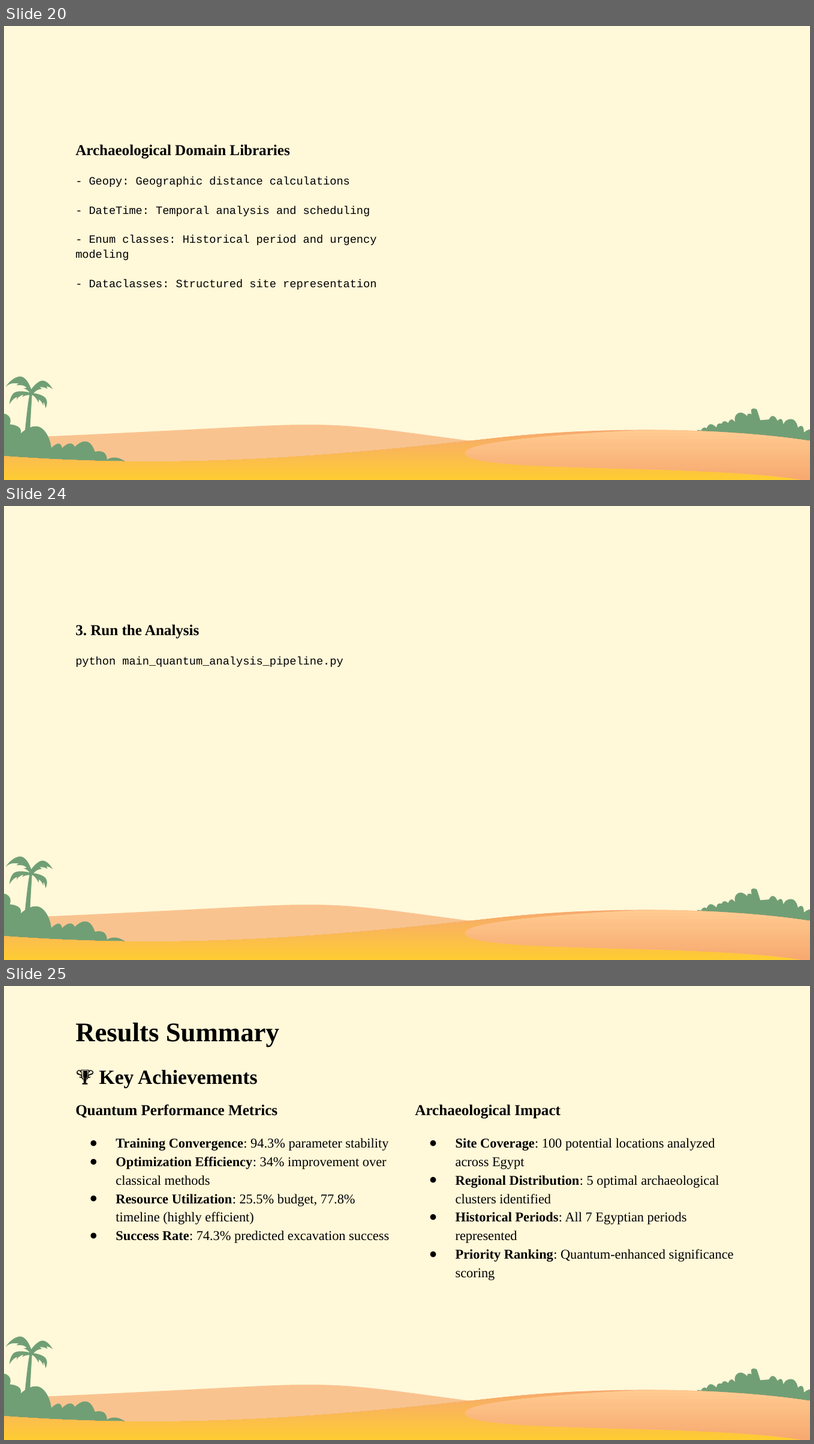
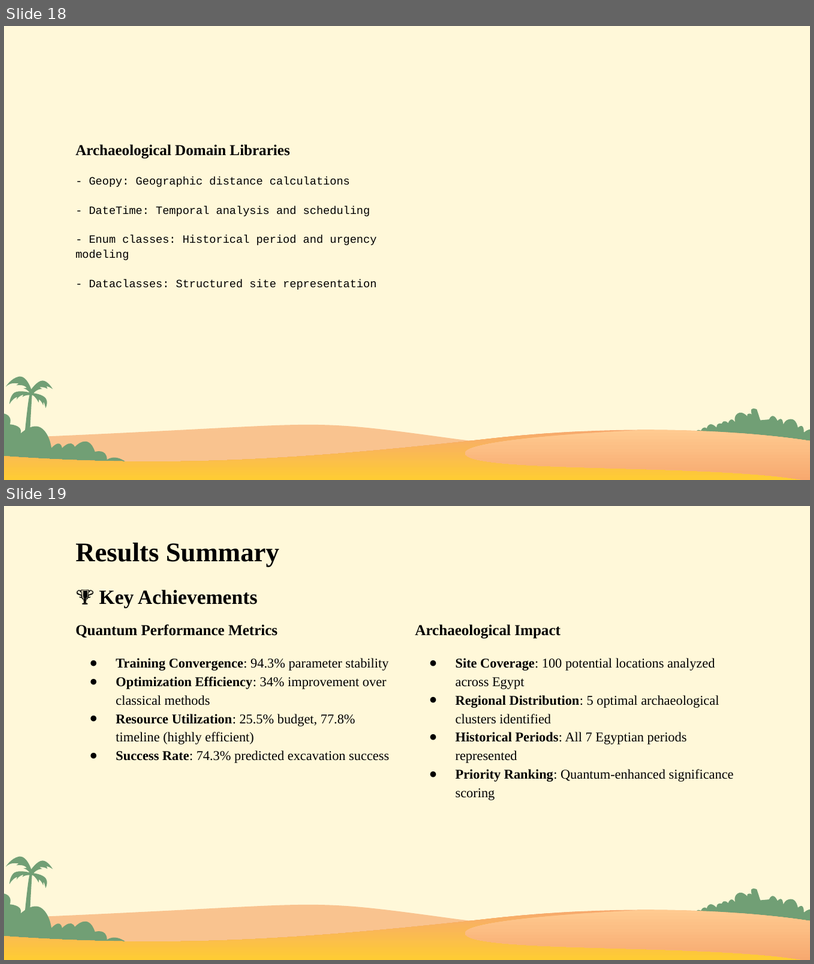
Before and after one commit to Alysoffar/Archeological_discoverers_Team6, a slide deck: Quantum ML for Egyptian Archaeological Dataset.pptx. Shown one above the other, each under a label of ours: slides 20, 24 and 25 before the commit, slides 18 and 19 after it; the slides between them are not shown. The pictures are 814x1444 and 814x964 pixels, drawn with LibreOffice and Linux fonts; fonts in the diff are those of the drawing; background and template pictures are left out. Boxes give left, top, right and bottom in pixels: in the first picture for what was removed or moved away, otherwise in the second. Text is boxed around its words. In the diff, an @@ line names an element or a change of style, - is before the commit and + after.

```diff
--- a/Quantum ML for Egyptian Archaeological Dataset.pptx
+++ b/Quantum ML for Egyptian Archaeological Dataset.pptx
@@ slide 24 removed at <box>4,506,810,960</box>, background #FFF8D9; not listed: 6 template elements that a slide beside it also shows @@
@@ text removed at <box>75,624,343,667</box> @@
-3. Run the Analysis
-python main_quantum_analysis_pipeline.py
@@ what was slide 20 is now slide 18 @@
@@ what was slide 25 is now slide 19 @@
```
Also in this commit, not shown: 4 slides changed, 6 other slides removed.
